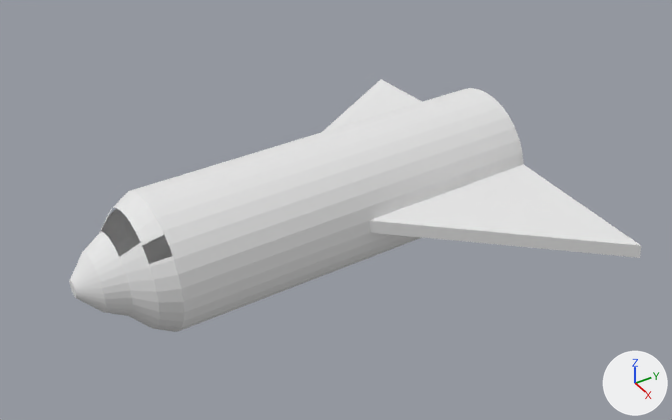
Before and after pictures for a commit that changed the Blender file Assets/Simple Cockpit.blend.
Camera for both pictures: a camera (50 mm lens) standing at (10.23, -7.84, 7.45) and looking at (0.81, -1.87, 0.04). Every picture has the same lights, and +X, +Y and +Z are marked at lower right.

The older version as bpy lines, for what is in view:
```python
me_cube = bpy.data.meshes.new('Cube')
me_cube.from_pydata(...)  # 1206 vertices, 1042 faces; spans x -1.03..5.2, y -5.63..1.18, z -1.08..0.92
me_cube.materials.append(mat_material)  # white #e7e7e7
ob_cube = bpy.data.objects.new('Cube', me_cube)
ob_cube.location = (-1.42, 0.0, 0.0)
```
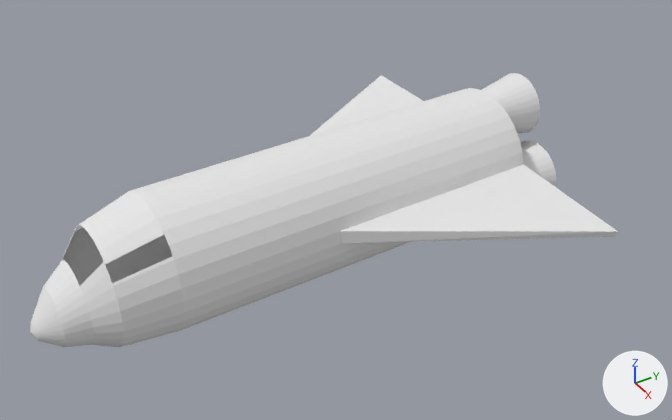
What differs and where, as boxes (x1, y1, x2, y2) in the pictures (672 x 420 px; the box of a moved part takes in the faces that stretch with it):
'Cube', reshaped (7% taller): before (69, 79, 641, 332); after (30, 75, 618, 347)
'Cylinder', added: after (482, 73, 540, 134)
'Cylinder.001', added: after (520, 140, 556, 187)
part 1 of me_cube, moved or reshaped: before (69, 191, 184, 332); after (30, 191, 184, 347)
part 2 of me_cube, moved or reshaped: before (182, 164, 641, 301); after (182, 164, 618, 301)
part 3 of me_cube, moved or reshaped: before (123, 79, 422, 226); after (310, 75, 423, 136)

The change in detail:
me_cube is used by ob_cube; location (-1.42, 0.0, 0.0).
me_cube had 1206 vertices, 1042 faces and spanned x -1.03..5.2, y -5.63..1.18, z -1.08..0.92.
me_cube now has 1207 vertices, 1171 faces and spans x -1.03..4.75, y -6.27..1.19, z -1.08..0.92.
me_cube part 1: 372 vertices moved from x 0.97..2.67, y -5.36..-4.8, z -0.93..0.77 to x 0.97..2.67, y -5.94..-5.3, z -1.03..0.67; 140 vertices removed from x 1.69..1.94, y -5.63..-5.06, z -0.2..0.51; 141 vertices added at x 1.68..1.95, y -6.27..-5.61, z -0.65..0.27.
me_cube part 2: 4 vertices moved from x 2.8..5.2, y -1.67..1.18, z -0.17..0.11 to x 2.8..4.75, y -2.17..1.19, z -0.09..0.11.
me_cube part 3: 4 vertices moved from x -1.03..0.98, y -2.2..1.17, z -0.15..0.08 to x -1.03..0.82, y -2.2..1.17, z -0.08..0.09.
Mesh me_cylinder_001 is new.
It is a 32-sided cut cone along z (radius 1.0 at the low end, 1.55 at the high end) spanning x -1.55..1.55, y -1.55..1.55, z -1.0..1.0.
Mesh me_cylinder is new.
It is a 32-sided cut cone along z (radius 1.0 at the low end, 1.37 at the high end) spanning x -1.37..1.37, y -1.37..1.37, z -1.0..1.0.
Object 'Cylinder.001' (ob_cylinder_001) is new; it shows me_cylinder_001.
Its location is (0.95, 1.53, -0.45).
Its rotation in degrees is (-90, 0, 0).
Its scale is (0.338, 0.338, 0.338).
Object 'Cylinder' (ob_cylinder) is new; it shows me_cylinder.
Its location is (0.4, 1.53, 0.55).
Its rotation in degrees is (-90, 0, 0).
Its scale is (0.363, 0.363, 0.363).
